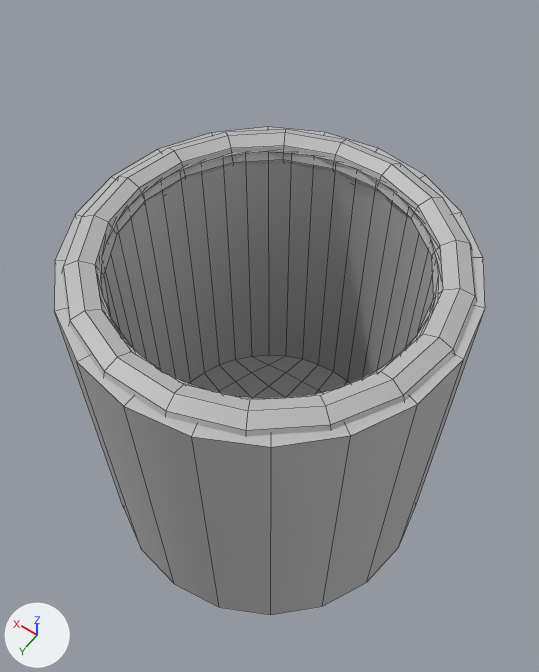
What one commit did to the FBX model Assets/Models/Hole.fbx.
Both versions are drawn from a 50 mm camera at (-0.0567, 0.0793, 0.1412) aimed at (0.0041, -0.0058, 0.0075). Every picture has the same lights, and +X, +Y and +Z are marked at lower left. Mesh edges are drawn as thin lines. Where no turn or scale is listed for an object, it has been applied to the vertices.

Names of what the first picture shows: 'Edge', 'Structure', 'pCylinder2'.
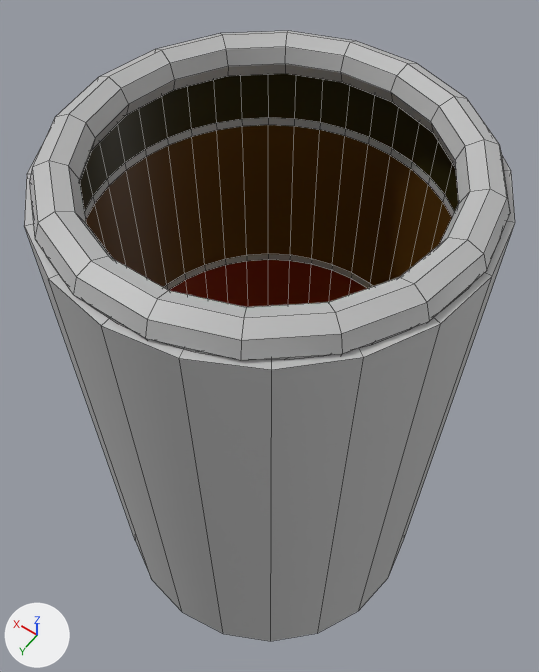
Changed parts and their boxes (x1, y1, x2, y2) in the pictures (539 x 672 px; the box of a moved part takes in the faces that stretch with it):
'Structure', reshaped, moved, rescaled
    before: (98, 151, 440, 400)
    after: (46, 74, 501, 360)
'pCylinder2', reshaped, moved
    before: (54, 127, 485, 615)
    after: (24, 142, 515, 641)
'Edge', moved
    before: (62, 129, 476, 436)
    after: (29, 31, 510, 361)
part 1 of me_mesh_002, moved or reshaped
    before: (55, 312, 484, 615)
    after: (25, 198, 515, 641)
part 2 of me_mesh_001, added (brown)
    after: (80, 74, 459, 307)
part 3 of me_mesh_001, deleted
    before: (101, 152, 438, 399)

What changed in the scene script:
```text
Add mat_lowermantle:
    mat_lowermantle = principled_material('LowerMantle')
    mat_lowermantle.base_color = (0.0965, 0.037, 0.0)  # brown #583600
Add mat_innercore:
    mat_innercore = principled_material('InnerCore')
    mat_innercore.base_color = (1.0, 0.644, 0.0)  # yellow #ffd200
Add mat_outercore:
    mat_outercore = principled_material('OuterCore')
    mat_outercore.base_color = (0.222, 0.0032, 0.0)  # red #820b00
Add mat_uppermantle:
    mat_uppermantle = principled_material('UpperMantle')
    mat_uppermantle.base_color = (0.0216, 0.0184, 0.0)  # black #282500
Change me_mesh_002:
    where me_mesh_002.from_pydata(...)  # 80 vertices, 62 faces; spans x -0.04..0.04, y -0.04..0.04, z -0.04..0.04
    used by ob_pcylinder2; location = (0.0, 0.0, 0.0)
    me_mesh_002 part 1: all 40 vertices in x -0.04..0.04, y -0.04..0.04, z -0.04..-0.0384 are scaled about their middle by (1, 1, 0.614), then moved by (0.0, 0.0, -0.042)
Change me_mesh_001:
    used by ob_structure; location = (0.0, 0.0, 0.0401); rotation_euler = (1.571, 0.0, 0.0), in degrees (90, 0, 0); scale = (0.0312, 0.0312, 0.0312)
    remove me_mesh_001.from_pydata(...)  # 181 vertices, 160 faces; spans x -1.1..1.1, y -2.32..0.0, z -1.1..1.1
    add me_mesh_001.from_pydata(...)  # 421 vertices, 400 faces; spans x -1.1..1.1, y -3.84..0.0, z -1.1..1.1
    me_mesh_001 part 2: 341 vertices added at x -1.0..1.0, y -3.84..-0.47, z -1.0..1.0
    me_mesh_001 part 3: 101 vertices removed from x -1.0..1.0, y -2.32, z -1.0..1.0
    add me_mesh_001.materials.append(mat_innercore)  # yellow #ffd200
    add me_mesh_001.materials.append(mat_uppermantle)  # black #282500
    add me_mesh_001.materials.append(mat_lowermantle)  # brown #583600
    add me_mesh_001.materials.append(mat_outercore)  # red #820b00
Change ob_edge:
    ob_edge.location: (0.0, 0.0, 0.0383) -> (0.0, 0.0, 0.0611)
Change ob_pcylinder2:
    ob_pcylinder2.location: (0.0, 0.0, 0.0) -> (0.0, 0.0, 0.0205)
Change ob_structure:
    ob_structure.location: (0.0, 0.0, 0.0401) -> (0.0, 0.0, 0.0606)
    ob_structure.scale: (0.0312, 0.0312, 0.0312) -> (0.035, 0.0312, 0.035)
```
